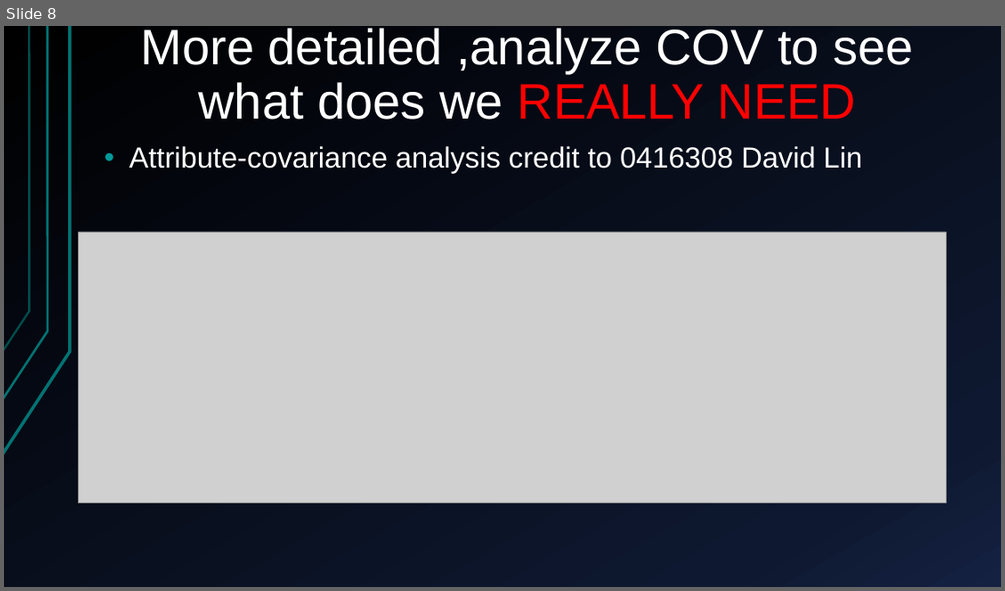
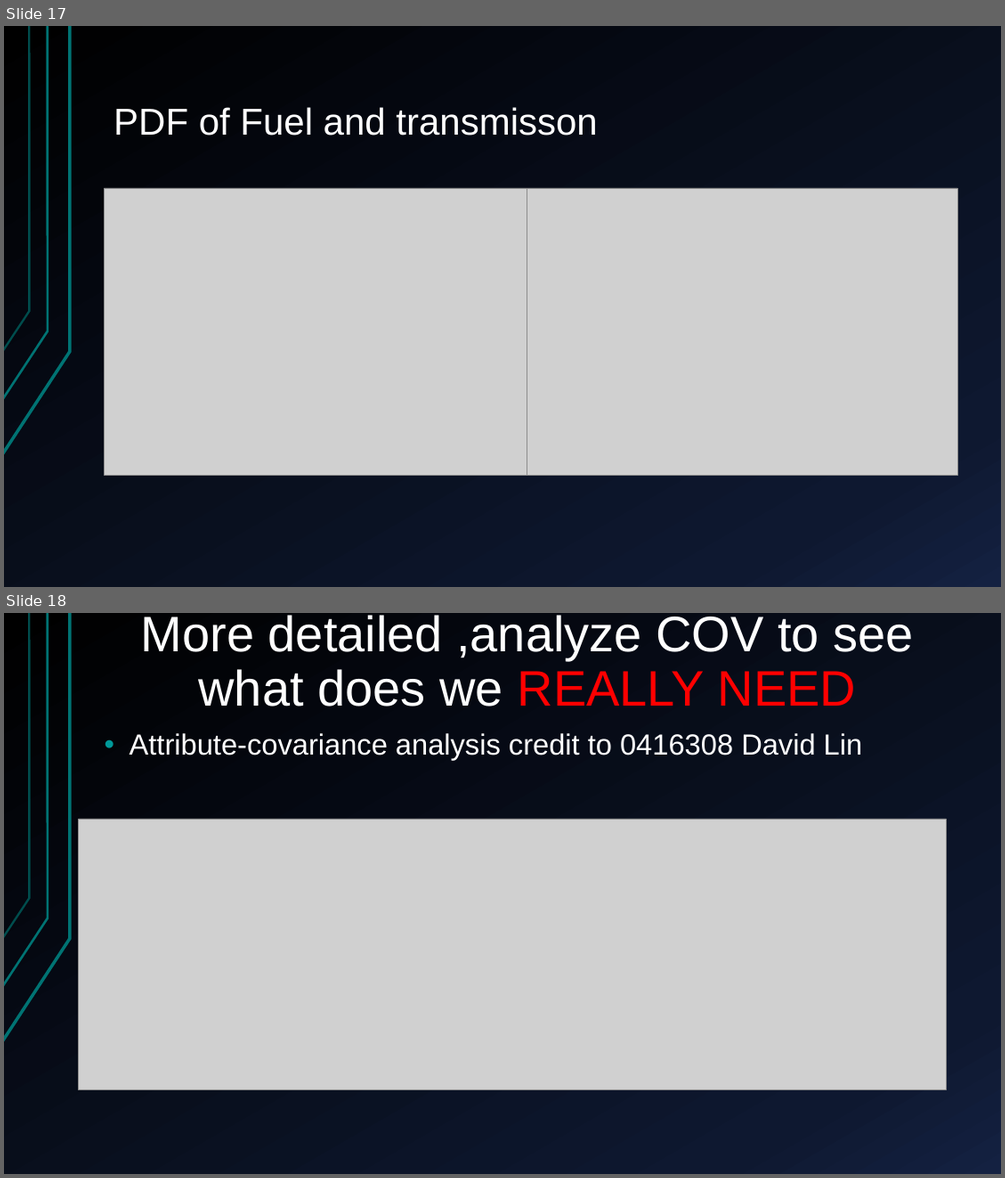
Before and after one commit to Alfons0329/Machine_Learning_Fall_2017, a slide deck: Final_proj/Presentation.pptx. Shown one above the other, each under a label of ours: slide 8 before the commit, slides 17 and 18 after it. The pictures are 1005x591 and 1005x1178 pixels, drawn with LibreOffice and Linux fonts; fonts in the diff are those of the drawing; grey boxes stand for pictures. Boxes give left, top, right and bottom in pixels: in the first picture for what was removed or moved away, otherwise in the second. Text is boxed around its words. In the diff, an @@ line names an element or a change of style, - is before the commit and + after.

```diff
--- a/Final_proj/Presentation.pptx
+++ b/Final_proj/Presentation.pptx
@@ slide 17 added at [4,26,1001,587], background gradient #000000 to #0F1931 to #142242; not listed: 3 template elements that a slide beside it also shows @@
@@ title added at [113,107,597,135], 36 pt, text #FFFFFF @@
+PDF of Fuel and transmisson
@@ picture added at [105,188,526,475] @@
@@ picture added at [526,188,957,475] @@
@@ what was slide 8 is now slide 18 @@
```
Also in this commit, not shown: 10 slides changed, 15 other slides added, 3 slides removed, 5 other files.
